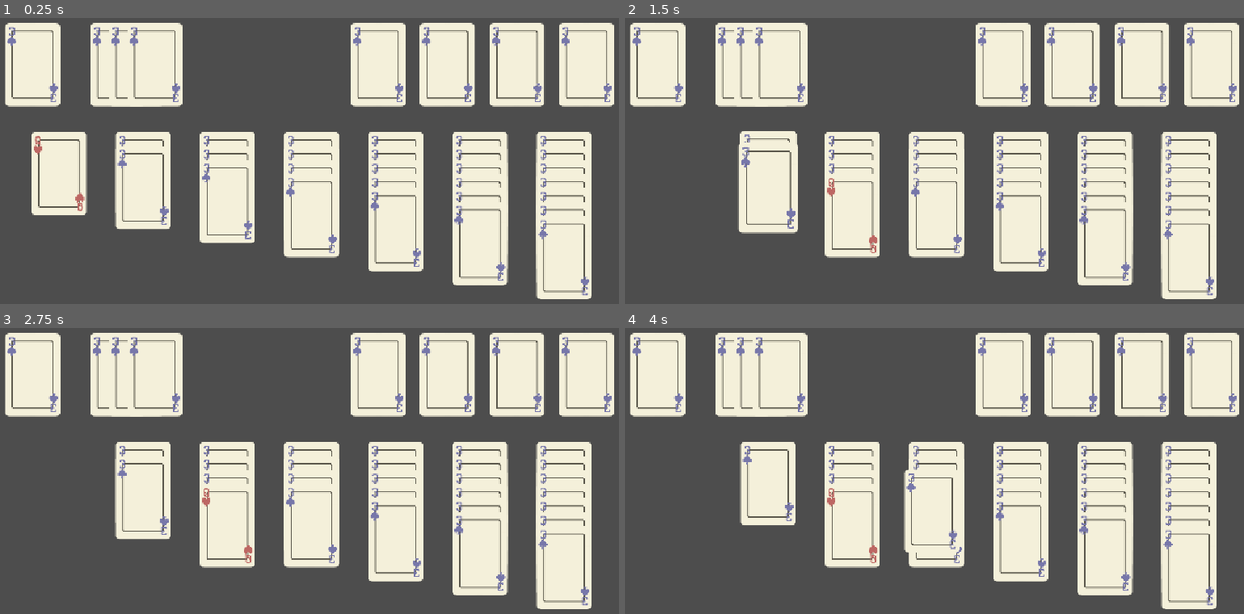
Above: before the commit, frames 1-4 (two rows, left to right).
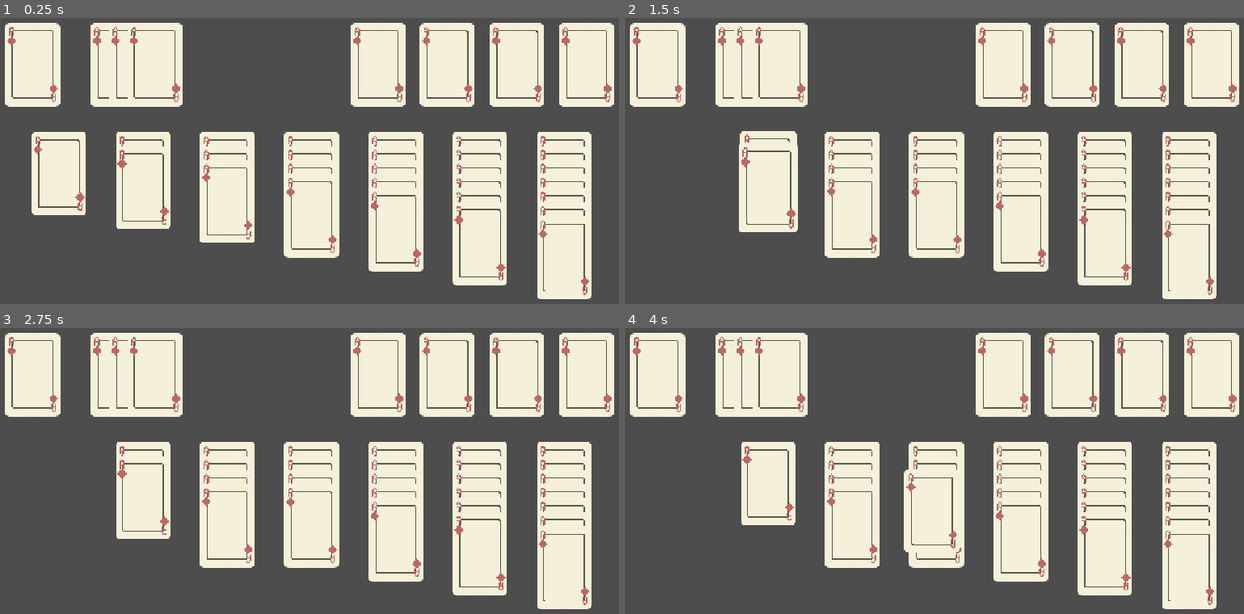
Above: after the commit, the same moments.

Repository: biarog/Paciencia-Maritacas
Game: Godot game, scene res://cenas/mesa_paciencia.tscn
Two runs of this game, one before a commit and one after it. Both use one fixed random seed, a clock stepped at 60 frames per second and the inputs below. This scene is started directly instead of the project's main scene.
Inputs (mouse positions are in pixels of both pictures, inside the frame that each line leads up to):
- Up to frame 1 (0.25 s): no input
- Up to frame 2 (1.5 s): tap Enter at 0.5 s; drag from (680, 172) to (854, 201) at 0.52 s; drag from (854, 215) to (680, 172) at 1.27 s
- Up to frame 3 (2.75 s): tap Space at 2 s; move the mouse to (142, 496) at 2.02 s; click (142, 496) at 2.17 s
- Up to frame 4 (4 s): tap Enter at 2.75 s; drag from (767, 482) to (934, 482) at 2.77 s; drag from (767, 496) to (934, 496) at 3.52 s

The runs differ from the first frame. In frame 1, 4.7% of the frame differs, in the area x 0-99%, y 1-99%; in frame 2, 4.7%; in frame 3, 4.6%; in frame 4, 4.6%.

Commit message:
Adicionada versão da carta virada
Adição de carta virada, criação da classe deck, adição de uma função construtora para carta.

Diff:
--- a/cenas/carta.tscn
+++ b/cenas/carta.tscn
@@ -25,9 +25,10 @@
 valor = 3
 
 [node name="Sprite Carta" type="Sprite2D" parent="."]
+texture_filter = 1
 position = Vector2(50, 75)
 texture = ExtResource("2_7n1sw")
-hframes = 13
+hframes = 14
 vframes = 4
 
 [node name="Area Carta" type="Area2D" parent="."]
--- a/scripts/carta.gd
+++ b/scripts/carta.gd
@@ -1,14 +1,34 @@
-extends Control
+class_name Carta extends Control
 
 @export_enum('Ouros', 'Espadas', 'Copas', 'Paus') var casa
 @export_range(1, 13) var valor : int
+@export var virada : bool = false
 
-func _ready():
-	var sprite_carta = $"Sprite Carta"
-	sprite_carta.frame_coords = Vector2((valor-1), casa)
+const CARTA_SCENE: PackedScene = preload("res://cenas/carta.tscn")
 
 func _on_area_carta_mouse_entered():
 	emit_signal("mouse_entered", self)
 
 func _on_area_carta_mouse_exited():
 	emit_signal("mouse_exited", self)
+
+func _set_frame(casa_def:int, valor_def:int):
+	var sprite_carta = $"Sprite Carta"
+	if !virada:
+		sprite_carta.frame_coords = Vector2((valor_def-1), casa_def)
+	else:
+		sprite_carta.frame_coords = Vector2((13), 0)
+
+func virar_carta():
+	virada = !virada
+	_set_frame(casa, valor)
+
+static func cria_nova_carta(casa_def:int, valor_def:int, virada_def:bool) -> Carta :
+	casa_def = clamp(casa_def, 0, 3)
+	valor_def = clamp(valor_def, 1, 13)
+	var nova_carta = CARTA_SCENE.instantiate()
+	nova_carta.casa = casa_def
+	nova_carta.valor = valor_def
+	nova_carta.virada = virada_def
+	nova_carta._set_frame(casa_def, valor_def)
+	return nova_carta
--- /dev/null
+++ b/scripts/deck.gd
@@ -0,0 +1,14 @@
+class_name Deck extends Node
+
+static func cria_deck(virado:bool) -> Array[Carta]:
+	var deck: Array[Carta]
+	for casa in range(4):
+		for i in range(1,14):
+			var nova_carta:Carta = Carta.cria_nova_carta(casa, i, virado)
+			deck.append(nova_carta)
+	return deck
+
+static func cria_deck_desordenado(virado:bool) -> Array[Carta]:
+	var deck = cria_deck(virado)
+	deck.shuffle()
+	return deck
Binary file changed: Assets/Cartas/Cartas_Base.png
Not shown, added: scripts/deck.gd.uid
